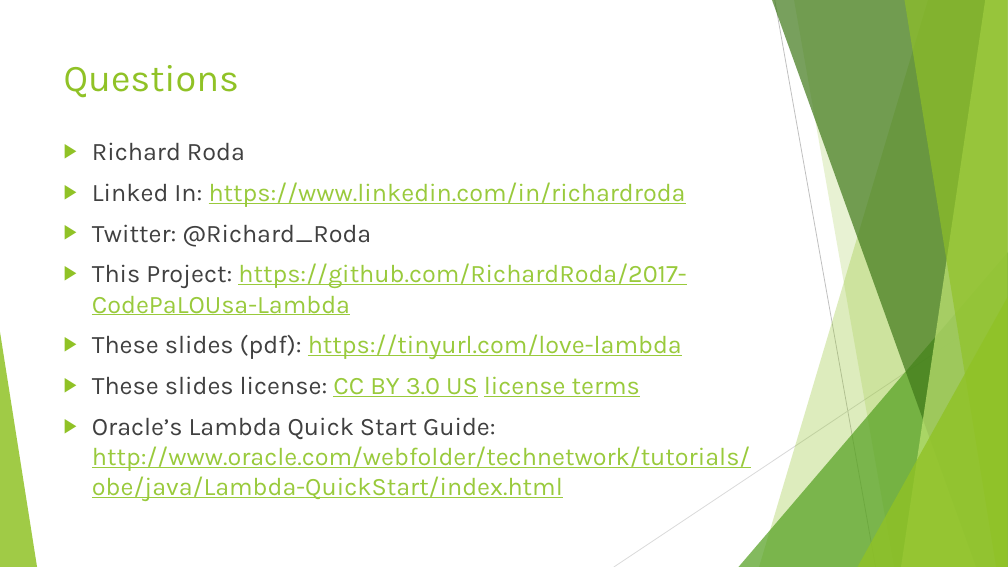
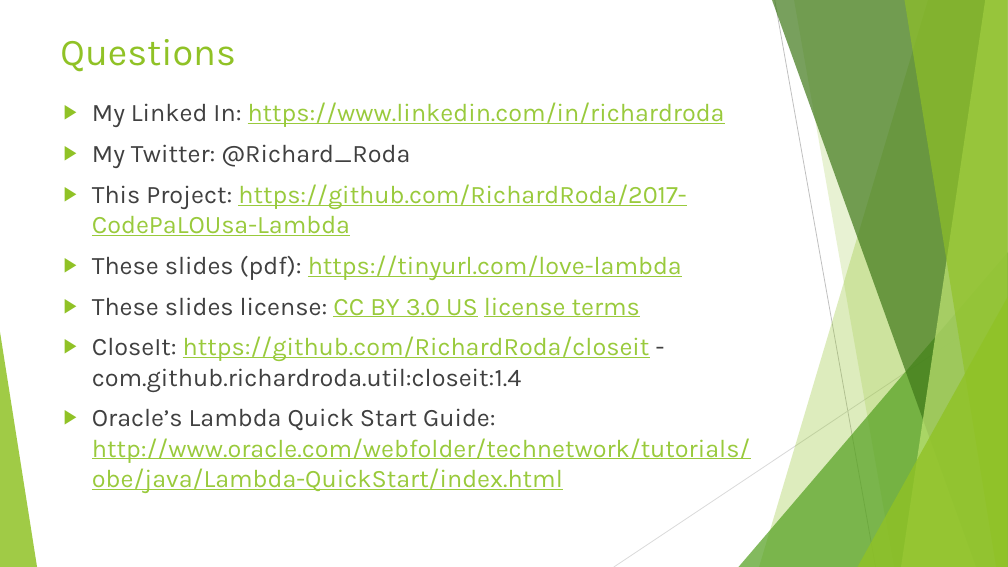
Before and after one commit to RichardRoda/2017-CodePaLOUsa-Lambda, a slide deck: slide 47 of Learning to Love the Lambda in the Stream.pptx (slide 42 before the commit). Drawn at 1008x567 pixels with LibreOffice and Linux fonts; fonts in the diff are those of the drawing. Boxes give left, top, right and bottom in pixels: in the first picture for what was removed or moved away, otherwise in the second. Text is boxed around its words. In the diff, an @@ line names an element or a change of style, - is before the commit and + after.

Commit message:
Remove section about unit testing.  Add section about AutoCloseable as lambda and the CloseIt library.

```diff
--- a/Learning to Love the Lambda in the Stream.pptx
+++ b/Learning to Love the Lambda in the Stream.pptx
@@ title "Questions" moved from (x1=64, y1=65, x2=239, y2=98) to (x1=60, y1=39, x2=235, y2=72) @@
@@ text "My Linked In: https://www.linkedin.com/in/richardroda" moved from (x1=92, y1=142, x2=750, y2=501) to (x1=92, y1=102, x2=750, y2=493) @@
@@ text at (x1=92, y1=102, x2=725, y2=168): text changed; text colour #404040 to #99CA3C @@
-▶ Richard Roda
-▶ Linked In: https://www.linkedin.com/in/richardroda
-▶ Twitter: @Richard_Roda
+▶ My Linked In: https://www.linkedin.com/in/richardroda
+▶ My Twitter: @Richard_Roda
@@ text at (x1=92, y1=336, x2=650, y2=392): paragraph added @@
+▶ CloseIt: https://github.com/RichardRoda/closeit - com.github.richardroda.util:closeit:1.4
```
Also in this commit, not shown: 1 other slide changed, 9 slides added, 4 slides removed, 1 other file.
